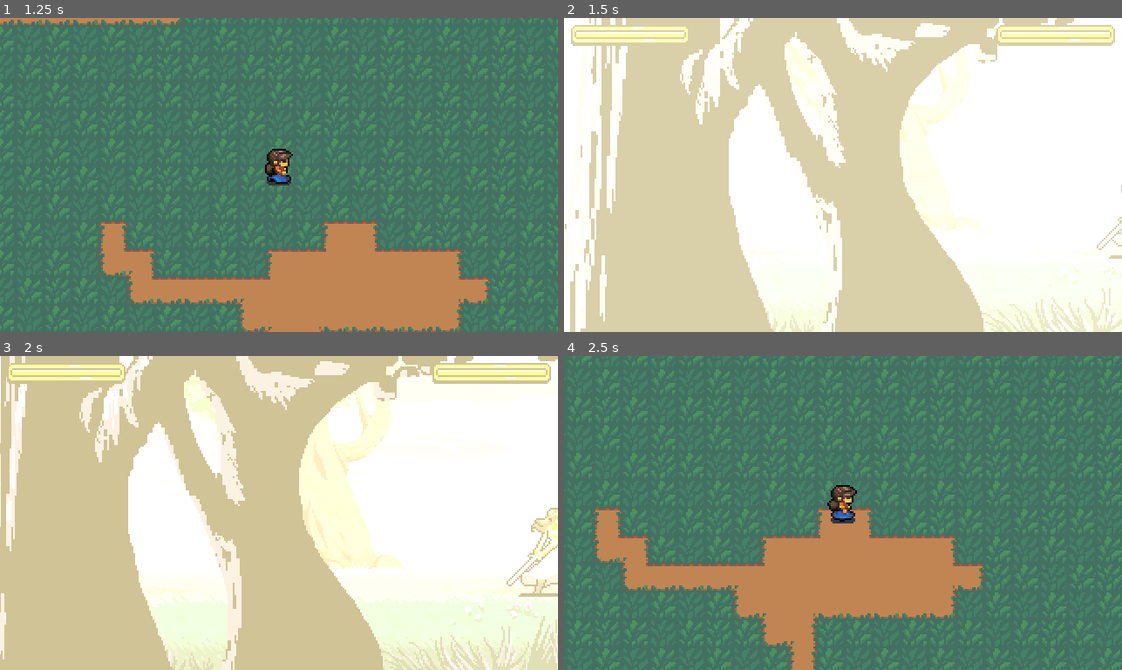
Above: before the commit, frames 1-4 (two rows, left to right).
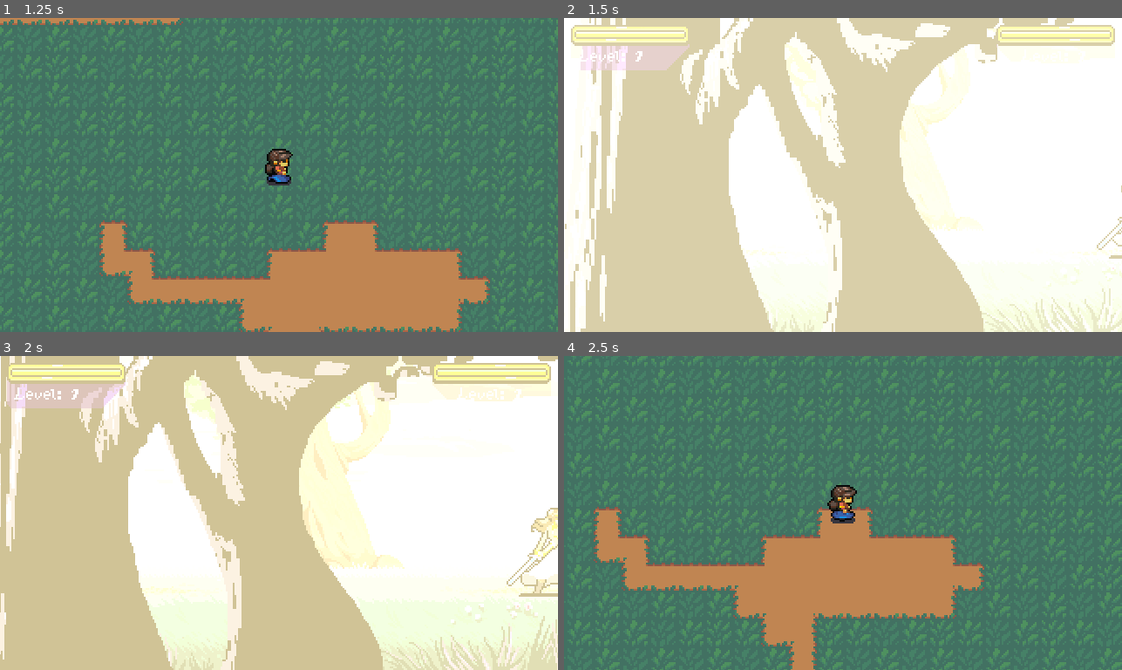
Above: after the commit, the same moments.

Repository: jalder89/RPG-In-Godot
Game: Godot game, scene res://Scenes/Levels/Town.tscn
The game is run twice, just before and just after one commit, with the same random seed, the same clock (stepped at 60 frames per second) and the same inputs.
Inputs:
- Up to frame 1 (1.25 s): tap Enter (ui_accept) at 0.5 s; hold D (right) from 0.53 s (still down); hold Enter (ui_accept) from 0.53 s (still down)
- Up to frame 2 (1.5 s): release D (right) at 1.28 s; release Enter (ui_accept) at 1.28 s; hold S (down) from 1.28 s (still down); tap Enter (ui_accept) at 1.35 s
- Up to frame 3 (2 s): keep holding S (down); tap Enter (ui_accept) at 1.52, 1.82 s
- Up to frame 4 (2.5 s): release S (down) at 2.03 s; hold D (right) from 2.03 s (still down); hold Enter (ui_accept) from 2.03 s (still down)

Frame 1 is identical in both runs. In frame 2, 1.2% of the frame differs, in the area x 1-78%, y 2-17%; in frame 3, 1.7%, in the area x 1-99%, y 2-17%; in frame 4, nothing differs.

Commit message:
Implemented BattleUI for level. Separated enemy and player BattleUnitInfo to better customize the UI.

Diff:
--- a/Scenes/Battle/battle.tscn
+++ b/Scenes/Battle/battle.tscn
@@ -13,6 +13,7 @@
 [ext_resource type="Resource" uid="uid://dr8nakvnobnqc" path="res://Scripts/CharacterClasses/WerewolfClassStats.tres" id="9_6daud"]
 [ext_resource type="Texture2D" uid="uid://cwnnes0tbn8sb" path="res://Assets/Sprites/BattleTreesForeground.png" id="9_hu114"]
 [ext_resource type="PackedScene" uid="uid://tceqhcu367cw" path="res://Scenes/UI/BattleUnitInfo.tscn" id="13_6e1yf"]
+[ext_resource type="PackedScene" uid="uid://e7v0aivcpa3h" path="res://Scenes/UI/EnemyBattleUnitInfo.tscn" id="14_hkgjk"]
 
 [sub_resource type="Animation" id="Animation_exeku"]
 resource_name = "Pan"
@@ -248,7 +249,8 @@
 offset_right = 72.0
 offset_bottom = 16.0
 
-[node name="EnemyBattleInfo" parent="BattleUI" instance=ExtResource("13_6e1yf")]
+[node name="EnemyBattleInfoOld" parent="BattleUI" instance=ExtResource("13_6e1yf")]
+visible = false
 anchors_preset = 1
 anchor_left = 1.0
 anchor_right = 1.0
@@ -257,3 +259,13 @@
 offset_right = -4.0
 offset_bottom = 16.0
 grow_horizontal = 0
+
+[node name="EnemyBattleInfo" parent="BattleUI" instance=ExtResource("14_hkgjk")]
+anchors_preset = 1
+anchor_left = 1.0
+anchor_right = 1.0
+offset_left = -72.0
+offset_top = 4.0
+offset_right = -4.0
+offset_bottom = 16.0
+grow_horizontal = 0
--- a/Scenes/UI/BattleUnitInfo.gd
+++ b/Scenes/UI/BattleUnitInfo.gd
@@ -1,7 +1,8 @@
 extends Control
 
 
-@onready var health_bar = $HealthBar
+@onready var health_bar := $HealthBar
+@onready var level_label := $LevelLabel
 
 var stats : ClassStats:
 	set(value):
@@ -11,6 +12,7 @@
 func connect_stats() -> void:
 	if not stats is ClassStats: return
 	stats.health_changed.connect(_on_stats_health_changed)
+	level_label.text = "Level: " + str(stats.level)
 	health_bar.set_bar(stats.health, stats.max_health)
 
 func _on_stats_health_changed() -> void:
--- a/Scenes/UI/BattleUnitInfo.tscn
+++ b/Scenes/UI/BattleUnitInfo.tscn
@@ -1,14 +1,36 @@
-[gd_scene load_steps=3 format=3 uid="uid://tceqhcu367cw"]
+[gd_scene load_steps=5 format=3 uid="uid://tceqhcu367cw"]
 
 [ext_resource type="Script" path="res://Scenes/UI/BattleUnitInfo.gd" id="1_3yepe"]
 [ext_resource type="PackedScene" uid="uid://deqx7chr5yvec" path="res://Scenes/UI/ValueBar.tscn" id="1_fjjdn"]
+[ext_resource type="Theme" uid="uid://c5ws7dk51qn2g" path="res://Scenes/UI/DefaultTheme.tres" id="1_h6fli"]
+[ext_resource type="Texture2D" uid="uid://1xrklbgxwxdd" path="res://Assets/Sprites/BattleUnitInfoShadow.png" id="3_pmmpd"]
 
 [node name="BattleUnitInfo" type="Control"]
 layout_mode = 3
 anchors_preset = 0
 offset_right = 68.0
 offset_bottom = 12.0
+theme = ExtResource("1_h6fli")
 script = ExtResource("1_3yepe")
 
 [node name="HealthBar" parent="." instance=ExtResource("1_fjjdn")]
 layout_mode = 0
+flip_h = true
+
+[node name="Shadow" type="TextureRect" parent="."]
+show_behind_parent = true
+layout_mode = 0
+offset_right = 68.0
+offset_bottom = 26.0
+texture = ExtResource("3_pmmpd")
+stretch_mode = 2
+metadata/_edit_lock_ = true
+
+[node name="LevelLabel" type="Label" parent="."]
+layout_mode = 0
+offset_left = 4.0
+offset_top = 12.0
+offset_right = 56.0
+offset_bottom = 24.0
+text = "Level: 100"
+vertical_alignment = 1
--- a/Scenes/UI/DefaultTheme.tres
+++ b/Scenes/UI/DefaultTheme.tres
@@ -5,6 +5,10 @@
 
 [sub_resource type="StyleBoxTexture" id="StyleBoxTexture_tk1mp"]
 texture = ExtResource("1_eein2")
+texture_margin_left = 4.0
+texture_margin_top = 4.0
+texture_margin_right = 4.0
+texture_margin_bottom = 4.0
 
 [resource]
 default_font = ExtResource("2_ckvmn")
--- /dev/null
+++ b/Scenes/UI/EnemyBattleUnitInfo.tscn
@@ -0,0 +1,36 @@
+[gd_scene load_steps=5 format=3 uid="uid://e7v0aivcpa3h"]
+
+[ext_resource type="Theme" uid="uid://c5ws7dk51qn2g" path="res://Scenes/UI/DefaultTheme.tres" id="1_3v6hp"]
+[ext_resource type="Script" path="res://Scenes/UI/BattleUnitInfo.gd" id="2_jmdvw"]
+[ext_resource type="PackedScene" uid="uid://cy7ny5ohpsgy3" path="res://Scenes/UI/EnemyValueBar.tscn" id="3_xgnmn"]
+[ext_resource type="Texture2D" uid="uid://1xrklbgxwxdd" path="res://Assets/Sprites/BattleUnitInfoShadow.png" id="4_6tqqb"]
+
+[node name="BattleUnitInfo" type="Control"]
+layout_mode = 3
+anchors_preset = 0
+offset_right = 68.0
+offset_bottom = 12.0
+theme = ExtResource("1_3v6hp")
+script = ExtResource("2_jmdvw")
+
+[node name="HealthBar" parent="." instance=ExtResource("3_xgnmn")]
+layout_mode = 0
+
+[node name="Shadow" type="TextureRect" parent="."]
+show_behind_parent = true
+layout_mode = 0
+offset_right = 68.0
+offset_bottom = 26.0
+texture = ExtResource("4_6tqqb")
+stretch_mode = 2
+flip_h = true
+metadata/_edit_lock_ = true
+
+[node name="LevelLabel" type="Label" parent="."]
+layout_mode = 0
+offset_left = 14.0
+offset_top = 12.0
+offset_right = 66.0
+offset_bottom = 24.0
+text = "Level: 100"
+vertical_alignment = 1
--- /dev/null
+++ b/Scenes/UI/EnemyValueBar.tscn
@@ -0,0 +1,14 @@
+[gd_scene load_steps=2 format=3 uid="uid://cy7ny5ohpsgy3"]
+
+[ext_resource type="PackedScene" uid="uid://deqx7chr5yvec" path="res://Scenes/UI/ValueBar.tscn" id="1_7hhy0"]
+
+[node name="ValueBar" instance=ExtResource("1_7hhy0")]
+
+[node name="Decrease" parent="." index="0"]
+fill_mode = 1
+
+[node name="Increase" parent="." index="1"]
+fill_mode = 1
+
+[node name="Actual" parent="." index="2"]
+fill_mode = 1
Not shown: 1 places in Scenes/Battle/battle.tscn that only renumber resources
